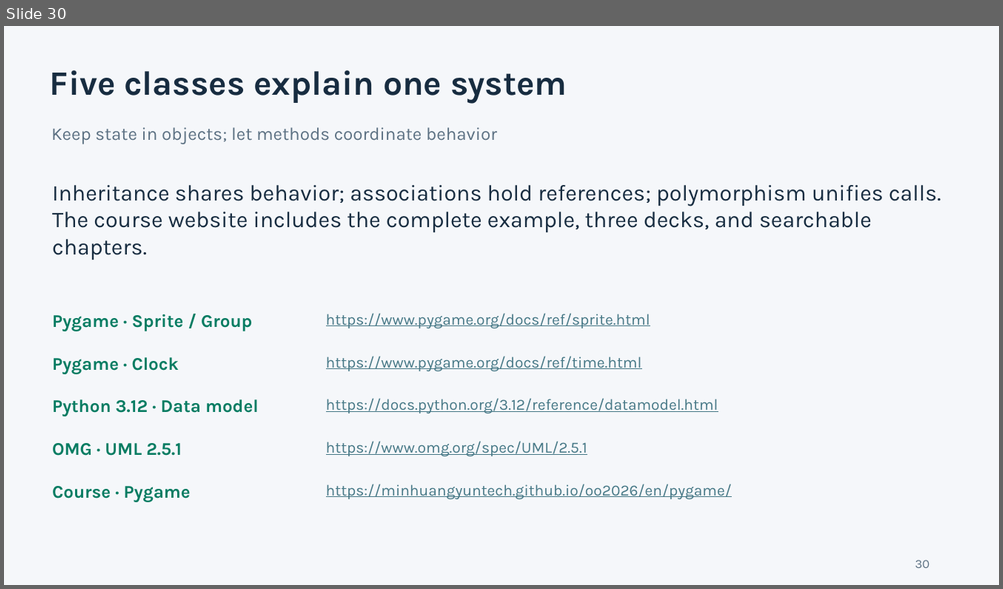
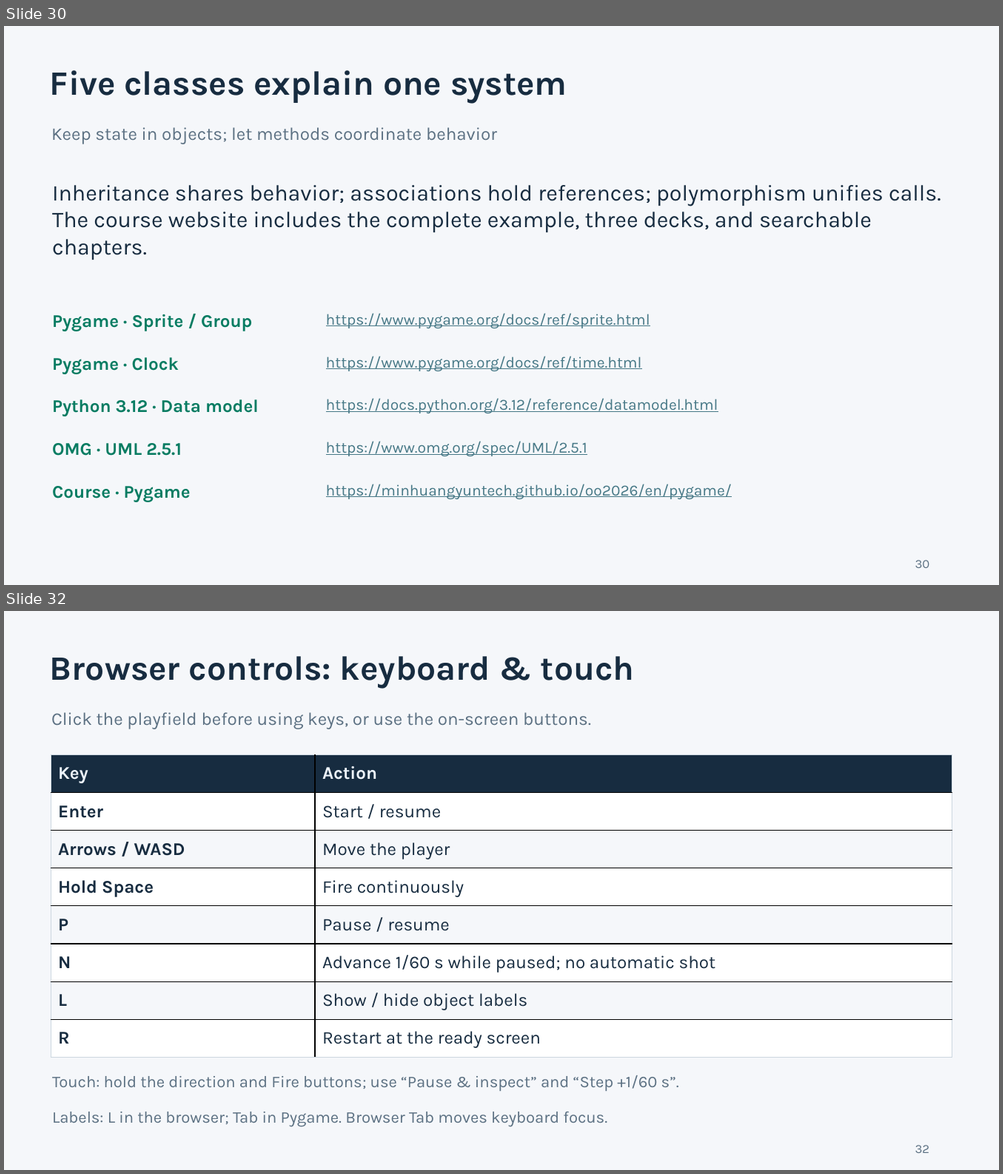
Before and after one commit to minhuangyuntech/oo2026, a slide deck: public/materials/pygame-en.pptx. Shown one above the other, each under a label of ours: slide 30 before the commit, slides 30 and 32 after it; the slides between them are not shown. The pictures are 1003x589 and 1003x1174 pixels, drawn with LibreOffice and Linux fonts; fonts in the diff are those of the drawing. Boxes give left, top, right and bottom in pixels: in the first picture for what was removed or moved away, otherwise in the second. Text is boxed around its words. In the diff, an @@ line names an element or a change of style, - is before the commit and + after.

Commit message:
Add browser controls and inspection examples to trilingual Pygame lessons

```diff
--- a/public/materials/pygame-en.pptx
+++ b/public/materials/pygame-en.pptx
@@ slide 32 added at (x1=4, y1=611, x2=999, y2=1170), background #F5F7FA @@
@@ text added at (x1=50, y1=656, x2=634, y2=688), 33 pt, text #172C40, bold @@
+Browser controls: keyboard & touch
@@ text added at (x1=51, y1=712, x2=591, y2=729), 17.2 pt, text #5B7082 @@
+Click the playfield before using keys, or use the on-screen buttons.
@@ table added at (x1=51, y1=755, x2=951, y2=1058), 8 rows, 2 columns @@
+Key | Action
+Enter | Start / resume
+Arrows / WASD | Move the player
+Hold Space | Fire continuously
+P | Pause / resume
+N | Advance 1/60 s while paused; no automatic shot
+L | Show / hide object labels
+R | Restart at the ready screen
@@ text added at (x1=52, y1=1076, x2=679, y2=1091), 15.8 pt, text #5B7082 @@
+Touch: hold the direction and Fire buttons; use “Pause & inspect” and “Step +1/60 s”.
@@ text added at (x1=52, y1=1112, x2=607, y2=1128), 15.8 pt, text #5B7082 @@
+Labels: L in the browser; Tab in Pygame. Browser Tab moves keyboard focus.
@@ text added at (x1=915, y1=1145, x2=930, y2=1153), 12 pt, text #5B7082 @@
+32
```
Also in this commit, not shown: 2 other slides added, 14 other files.
